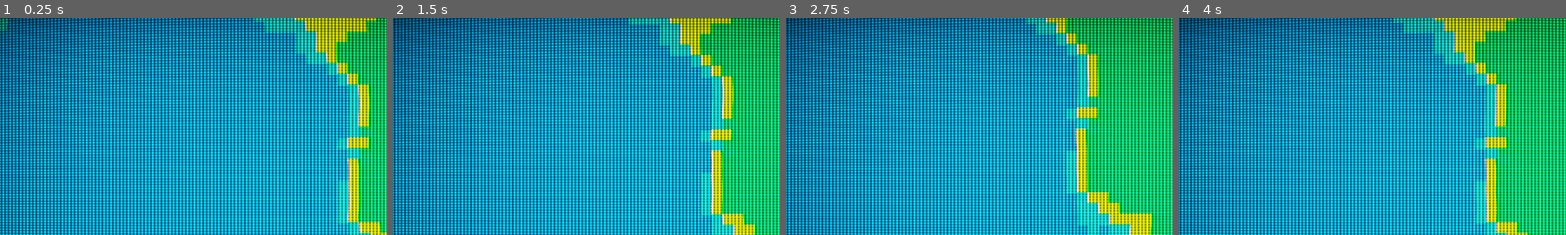
Above: before the commit, frames 1-4 (left to right).
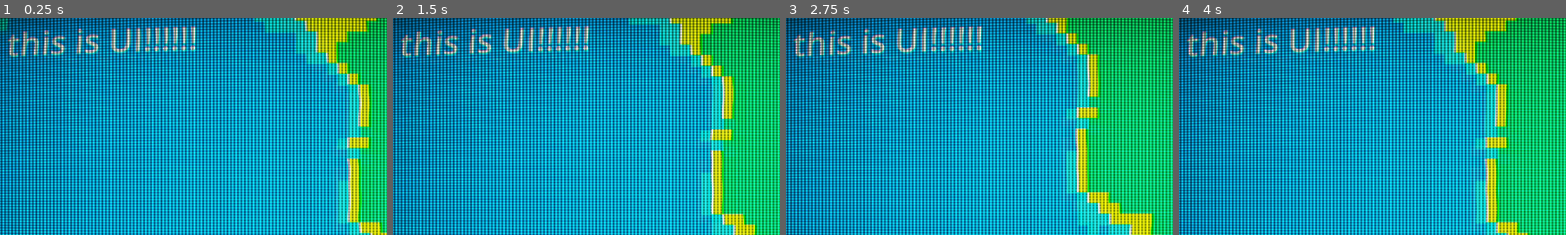
Above: after the commit, the same moments.

Repository: edenYosef1990/myGodotGame
Game: Godot game, scene res://MainScene.tscn
Two runs of this game, one before a commit and one after it. Both use one fixed random seed, a clock stepped at 60 frames per second and the inputs below.
Inputs (mouse positions are % of the whole screen's width and height, from its top left):
- Up to frame 1 (0.25 s): no input
- Up to frame 2 (1.5 s): move the mouse to (72, 45) at 0.52 s; hold Right (ui_right) 0.53-1.28 s; click (72, 45) at 0.67 s; move the mouse to (30, 55) at 1.27 s; hold Down (ui_down) from 1.28 s (still down)
- Up to frame 3 (2.75 s): move the mouse to (60, 28) at 2.02 s; release Down (ui_down) at 2.03 s; hold Right (ui_right) from 2.03 s (still down)
- Up to frame 4 (4 s): move the mouse to (45, 70) at 2.77 s; release Right (ui_right) at 2.78 s; hold Up (ui_up) 2.78-3.53 s; click (45, 70) at 2.92 s; move the mouse to (80, 65) at 3.52 s; hold Left (ui_left) from 3.53 s (still down)
The pictures show only the part of the screen within x 11-61%, y 6-55%; the shares and areas given below are measured in that part.

The runs differ from the first frame. In frame 1, 2.5% of the frame differs, in the area x 2-51%, y 3-19%; in frame 2, 2.5%; in frame 3, 2.5%; in frame 4, 2.5%.

Commit message:
fixed heirchy

Diff:
--- a/MainScene.tscn
+++ b/MainScene.tscn
@@ -77,9 +77,20 @@
 position = Vector2(555, 719)
 script = ExtResource("7_ab42k")
 
-[node name="CanvasLayer" type="CanvasLayer" parent="myCamera"]
+[node name="UI" type="CanvasLayer" parent="."]
 
-[node name="ColorRect" type="ColorRect" parent="myCamera/CanvasLayer"]
+[node name="Label" type="Label" parent="UI"]
+offset_left = 106.0
+offset_top = 25.0
+offset_right = 316.0
+offset_bottom = 95.0
+theme_override_font_sizes/font_size = 51
+text = " this is UI!!!!!!"
+
+[node name="CctShaderLayer" type="CanvasLayer" parent="."]
+layer = 2
+
+[node name="ColorRect" type="ColorRect" parent="CctShaderLayer"]
 material = SubResource("ShaderMaterial_rdo7k")
 offset_left = -124.0
 offset_right = 1677.0
